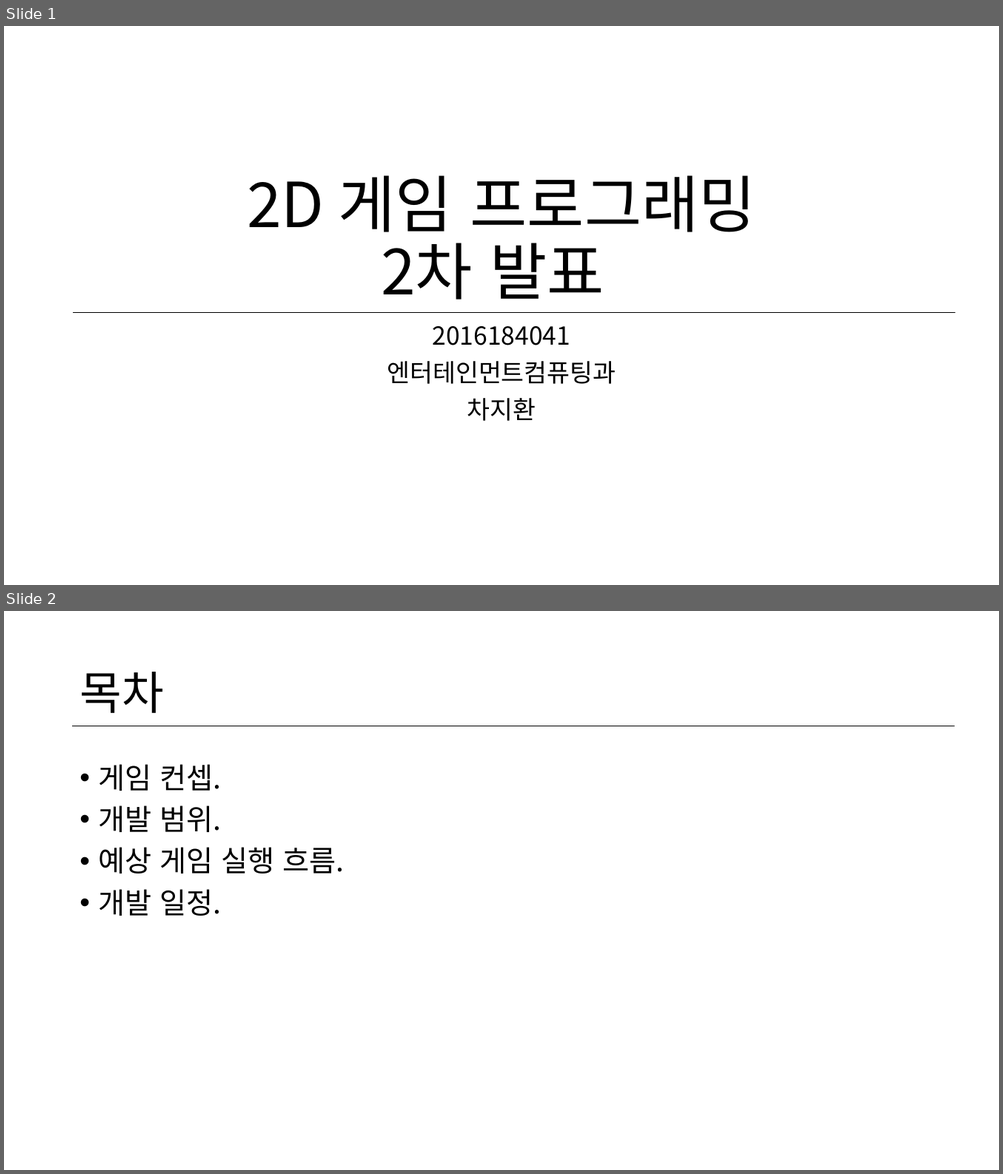
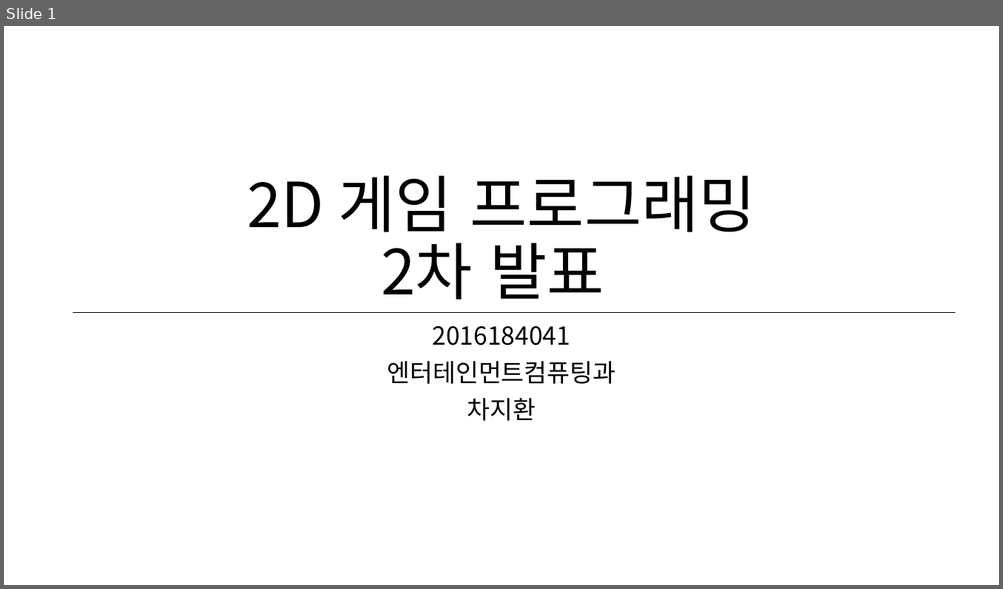
Before and after one commit to charg2/2dgp, a slide deck: ppt/3차.pptx. Shown one above the other, each under a label of ours: slides 1 and 2 before the commit, slide 1 after it. The pictures are 1003x1174 and 1003x589 pixels, drawn with LibreOffice and Linux fonts; fonts in the diff are those of the drawing. Boxes give left, top, right and bottom in pixels: in the first picture for what was removed or moved away, otherwise in the second. Text is boxed around its words. In the diff, an @@ line names an element or a change of style, - is before the commit and + after.

```diff
--- a/ppt/3차.pptx
+++ b/ppt/3차.pptx
@@ slide 2 removed at <box>4,611,999,1170</box>, background #FFFFFF @@
@@ title removed at <box>79,672,163,713</box> @@
-목차
@@ line removed from (73, 726) to (954, 726) @@
@@ text removed at <box>99,764,344,916</box> @@
-• 게임 컨셉.
-• 개발 범위.
-• 예상 게임 실행 흐름.
-• 개발 일정.
```
Also in this commit, not shown: 1 slide changed, 2 slides added, 2 other slides removed, 9 other files.
